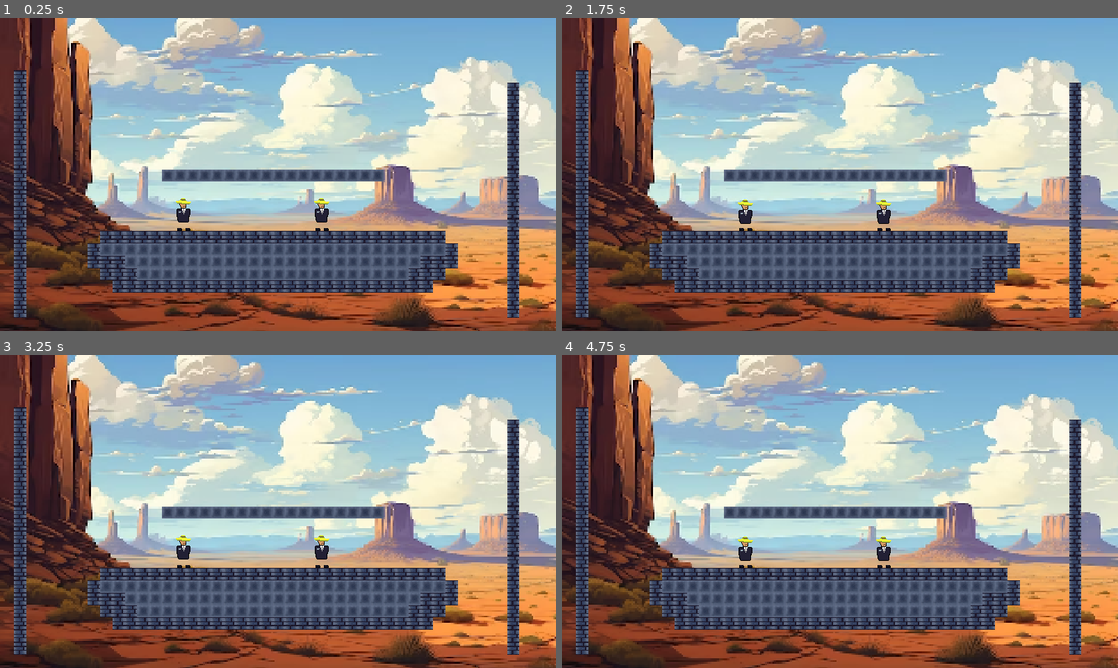
Above: before the commit, frames 1-4 (two rows, left to right).
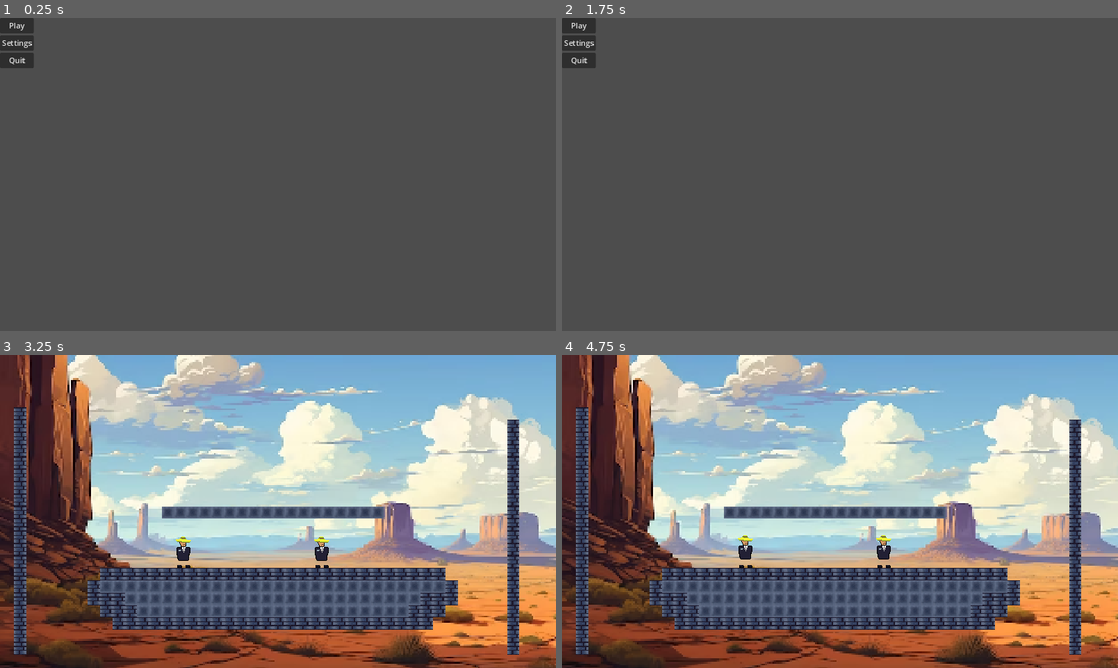
Above: after the commit, the same moments.

Repository: Erueti-Selwyn/DiVerse-Game
Game: Godot game, scene res://scenes/menu.tscn
Same seed, same stepped clock (60 frames per second), same inputs: the game is played once before the commit and once after it. Before the commit the project starts from res://Level.tscn.
Inputs (mouse positions are in pixels of both pictures, inside the frame that each line leads up to):
- Up to frame 1 (0.25 s): no input
- Up to frame 2 (1.75 s): click (578, 43) at 0.5 s, where only the run after the commit has a clickable "Settings"; click (628, 58) at 1.25 s, where only the run after the commit has a clickable "Menu"
- Up to frame 3 (3.25 s): click (16, 361) at 2 s, where only the run after the commit has a clickable "Play"; hold D (move_right) from 2.78 s (still down); tap Q (dash) at 2.85 s; tap Space (jump) at 3.02 s; tap F (shoot) at 3.05 s
- Up to frame 4 (4.75 s): tap Space (jump) at 3.32, 3.77, 3.8, 4.07, 4.35 s; tap F (shoot) at 3.6 s; release D (move_right) at 4.28 s; hold A (move_left) from 4.28 s (still down); tap Q (dash) at 4.55 s

The runs differ from the first frame. In frame 1, 96% of the frame differs, in the area x 0-100%, y 0-100%; in frame 2, 96%; in frame 3, 0.2%; in frame 4, 0.2%.

Commit message:
Added Input Choice
Can now play as either keyboard or mouse

Diff:
--- a/2DFightingGodot/project.godot
+++ b/2DFightingGodot/project.godot
@@ -11,9 +11,13 @@
 [application]
 
 config/name="2D Fighting Game"
-run/main_scene="res://Level.tscn"
+run/main_scene="res://scenes/menu.tscn"
 config/features=PackedStringArray("4.2", "Forward Plus")
 config/icon="res://icon.svg"
+
+[autoload]
+
+Global="*res://scripts/global.gd"
 
 [display]
 
--- a/2DFightingGodot/Level.tscn
+++ b/2DFightingGodot/scenes/Level.tscn
@@ -1,11 +1,11 @@
 [gd_scene load_steps=8 format=3 uid="uid://dfdn4clkj55a4"]
 
-[ext_resource type="Texture2D" uid="uid://4smgw32hn4oe" path="res://assets/tilemaps/ScaryDungeonTileMap.png" id="1_cxe34"]
-[ext_resource type="PackedScene" uid="uid://c1kqk2uiq3k8q" path="res://Player.tscn" id="2_ky2sp"]
-[ext_resource type="Texture2D" uid="uid://d0kgbntfdy0gb" path="res://assets/image (2).png" id="3_0ou21"]
+[ext_resource type="Texture2D" uid="uid://4smgw32hn4oe" path="res://assets/tilemaps/ScaryDungeonTileMap.png" id="1_pko7j"]
+[ext_resource type="Texture2D" uid="uid://d0kgbntfdy0gb" path="res://assets/image (2).png" id="2_qmg0v"]
+[ext_resource type="PackedScene" uid="uid://c1kqk2uiq3k8q" path="res://scenes/Player.tscn" id="3_jjiah"]
 
 [sub_resource type="TileSetAtlasSource" id="TileSetAtlasSource_n37u8"]
-texture = ExtResource("1_cxe34")
+texture = ExtResource("1_pko7j")
 0:0/0 = 0
 0:0/0/physics_layer_0/linear_velocity = Vector2(0, 0)
 0:0/0/physics_layer_0/angular_velocity = 0.0
@@ -88,11 +88,11 @@
 scale = Vector2(10, 10)
 shape = SubResource("WorldBoundaryShape2D_iwr00")
 
-[node name="Player" parent="." instance=ExtResource("2_ky2sp")]
+[node name="Player" parent="." instance=ExtResource("3_jjiah")]
 position = Vector2(165, 139)
 scale = Vector2(1.25905, 1.25905)
 
-[node name="Player2" parent="." instance=ExtResource("2_ky2sp")]
+[node name="Player2" parent="." instance=ExtResource("3_jjiah")]
 position = Vector2(-356, 147)
 scale = Vector2(1.25905, 1.25905)
 player_index = 1
--- a/2DFightingGodot/Player.tscn
+++ b/2DFightingGodot/scenes/Player.tscn
@@ -1,6 +1,6 @@
 [gd_scene load_steps=27 format=3 uid="uid://c1kqk2uiq3k8q"]
 
-[ext_resource type="Script" path="res://Player.gd" id="1_c8uyu"]
+[ext_resource type="Script" path="res://scripts/Player.gd" id="1_c8uyu"]
 [ext_resource type="Texture2D" uid="uid://dr0icgjach32b" path="res://assets/player animation/base player/Mexican-Vol2-Sheet.png" id="2_dp35w"]
 [ext_resource type="Texture2D" uid="uid://mkkiqqr3st34" path="res://assets/player animation/base player/Mexican-Sheet-Vol3.png" id="2_ujwwa"]
 [ext_resource type="PackedScene" uid="uid://crjct4eacspjk" path="res://Gun/bullet.tscn" id="4_wgdru"]
@@ -110,7 +110,7 @@
 }],
 "loop": false,
 "name": &"attack",
-"speed": 15.0
+"speed": 25.0
 }, {
 "frames": [{
 "duration": 1.0,
--- /dev/null
+++ b/2DFightingGodot/scenes/menu.tscn
@@ -0,0 +1,36 @@
+[gd_scene load_steps=2 format=3 uid="uid://b5d2cnlqs3xp2"]
+
+[ext_resource type="Script" path="res://scripts/menu.gd" id="1_imw7a"]
+
+[node name="Menu" type="Control"]
+layout_mode = 3
+anchors_preset = 15
+anchor_right = 1.0
+anchor_bottom = 1.0
+grow_horizontal = 2
+grow_vertical = 2
+script = ExtResource("1_imw7a")
+
+[node name="MarginContainer" type="MarginContainer" parent="."]
+layout_mode = 0
+offset_right = 40.0
+offset_bottom = 40.0
+
+[node name="VBoxContainer" type="VBoxContainer" parent="MarginContainer"]
+layout_mode = 2
+
+[node name="Play" type="Button" parent="MarginContainer/VBoxContainer"]
+layout_mode = 2
+text = "Play"
+
+[node name="Settings" type="Button" parent="MarginContainer/VBoxContainer"]
+layout_mode = 2
+text = "Settings"
+
+[node name="Quit" type="Button" parent="MarginContainer/VBoxContainer"]
+layout_mode = 2
+text = "Quit"
+
+[connection signal="pressed" from="MarginContainer/VBoxContainer/Play" to="." method="_on_play_pressed"]
+[connection signal="pressed" from="MarginContainer/VBoxContainer/Settings" to="." method="_on_settings_pressed"]
+[connection signal="pressed" from="MarginContainer/VBoxContainer/Quit" to="." method="_on_quit_pressed"]
--- /dev/null
+++ b/2DFightingGodot/scenes/settings_menu.tscn
@@ -0,0 +1,79 @@
+[gd_scene load_steps=2 format=3 uid="uid://cpp6uup1fjkuc"]
+
+[ext_resource type="Script" path="res://scripts/settings_menu.gd" id="1_rl2pc"]
+
+[node name="settings_menu" type="Control"]
+layout_mode = 3
+anchors_preset = 15
+anchor_right = 1.0
+anchor_bottom = 1.0
+grow_horizontal = 2
+grow_vertical = 2
+script = ExtResource("1_rl2pc")
+
+[node name="MarginContainerMenu" type="MarginContainer" parent="."]
+layout_mode = 0
+offset_left = 53.0
+offset_top = 38.0
+offset_right = 106.0
+offset_bottom = 78.0
+scale = Vector2(3.03944, 3.03944)
+
+[node name="VBoxContainer" type="VBoxContainer" parent="MarginContainerMenu"]
+layout_mode = 2
+
+[node name="Menu" type="Button" parent="MarginContainerMenu/VBoxContainer"]
+layout_mode = 2
+text = "Menu"
+
+[node name="MarginContainerPlayer1" type="MarginContainer" parent="."]
+layout_mode = 0
+offset_left = 301.0
+offset_top = 107.0
+offset_right = 363.0
+offset_bottom = 147.0
+
+[node name="VBoxContainer" type="VBoxContainer" parent="MarginContainerPlayer1"]
+layout_mode = 2
+
+[node name="Player1" type="Label" parent="MarginContainerPlayer1/VBoxContainer"]
+layout_mode = 2
+text = "Player 1
+"
+
+[node name="OptionButtonPlayer1" type="OptionButton" parent="MarginContainerPlayer1/VBoxContainer"]
+layout_mode = 2
+item_count = 2
+selected = 0
+popup/item_0/text = "Controller"
+popup/item_0/id = 1
+popup/item_1/text = "Keyboard"
+popup/item_1/id = 0
+
+[node name="MarginContainerPlayer2" type="MarginContainer" parent="."]
+layout_mode = 0
+offset_left = 624.0
+offset_top = 109.0
+offset_right = 686.0
+offset_bottom = 149.0
+
+[node name="VBoxContainer" type="VBoxContainer" parent="MarginContainerPlayer2"]
+layout_mode = 2
+
+[node name="Player2" type="Label" parent="MarginContainerPlayer2/VBoxContainer"]
+layout_mode = 2
+text = "Player 2
+"
+
+[node name="OptionButtonPlayer2" type="OptionButton" parent="MarginContainerPlayer2/VBoxContainer"]
+layout_mode = 2
+item_count = 2
+selected = 0
+popup/item_0/text = "Controller"
+popup/item_0/id = 1
+popup/item_1/text = "Keyboard"
+popup/item_1/id = 0
+
+[connection signal="pressed" from="MarginContainerMenu/VBoxContainer/Menu" to="." method="_on_menu_pressed"]
+[connection signal="item_selected" from="MarginContainerPlayer1/VBoxContainer/OptionButtonPlayer1" to="." method="_on_option_button_player_1_item_selected"]
+[connection signal="item_selected" from="MarginContainerPlayer2/VBoxContainer/OptionButtonPlayer2" to="." method="_on_option_button_player_2_item_selected"]
--- a/2DFightingGodot/Player.gd
+++ b/2DFightingGodot/scripts/Player.gd
@@ -37,29 +37,57 @@
 @export var health = 100
 
 
-var direction
-var direction_input
+var directionX
+var directionY
+var direction_inputX
+var direction_inputY
 var facingRight = true
 # Get the gravity from the project settings to be synced with RigidBody nodes.
 var gravity = ProjectSettings.get_setting("physics/2d/default_gravity")
 
 @export var DEADZONE = 0.2
 @export var player_index = 0
+var playercontroller = true
 @onready var _animated_sprite = $CollisionShape2D/AnimatedSprite2D
 @onready var _attack_collision = $CollisionShape2D/AnimatedSprite2D/Melee/AttackCollision
-
+@onready var global_script = $"/root/Global"
 func _ready():
 	_attack_collision.disabled = true
+	if player_index == 0:
+		print("player 1 loaded")
+		if global_script.player1Controller == true:
+			print("player 1 is contorller")
+			playercontroller = true
+		elif global_script.player1Controller == false:
+			playercontroller = false
+			print("player 1 is keyboard")
+	if player_index == 1:
+		print("player 2 loaded")
+		if global_script.player2Controller == true:
+			playercontroller = true
+			print("player 2 is controller")
+		elif global_script.player2Controller == false:
+			playercontroller = false
+			print("player 2 is keyboard")
 
 func _process(_delta):
 	if health == 0:
 		queue_free()
-	if isHoldingGun:
-		if Input.is_joy_button_pressed(player_index, 2):
-			shoot()
-	else:
-		if Input.is_joy_button_pressed(player_index, 2):
-			attack()
+
+	if playercontroller:
+		if isHoldingGun:
+			if Input.is_joy_button_pressed(player_index, 2):
+				shoot()
+		else:
+			if Input.is_joy_button_pressed(player_index, 2):
+				attack()
+	else:
+		if isHoldingGun:
+			if Input.is_action_just_pressed("shoot"):
+				shoot()
+		else:
+			if Input.is_action_just_pressed("shoot"):
+				attack()
 	if velocity == Vector2(0, 0) && !attacking:
 		_animated_sprite.play("idle")
 	if is_on_floor() && !dashing && !attacking:
@@ -80,17 +108,24 @@
 		facingRight = false
 
 	# Detects Dash Input
-	if Input.is_joy_button_pressed(player_index, 1):
-		dash()
+	if playercontroller:
+		if Input.is_joy_button_pressed(player_index, 1):
+			dash()
+	else:
+		if Input.is_action_just_pressed("dash"):
+			dash()
 
 func _physics_process(delta):
 	# Gets Controller Joystick Input
-	direction_input = Input.get_joy_axis(player_index, 0)
+	if playercontroller:
+		direction_inputX = Input.get_joy_axis(player_index, 0)
+	else:
+		direction_inputX = Input.get_axis("move_left", "move_right")
 	# Adds Deadzone
-	if abs(direction_input) < DEADZONE:
-		direction = 0
-	else:
-		direction = (direction_input - sign(direction_input) * DEADZONE) / (1 - DEADZONE)
+	if abs(direction_inputX) < DEADZONE:
+		directionX = 0
+	else:
+		directionX = (direction_inputX - sign(direction_inputX) * DEADZONE) / (1 - DEADZONE)
 	if dashing && !attacking && !isHit:
 			velocity.x = dashSpeed * dashDirection
 	elif !attacking && !isHit:
@@ -98,39 +133,65 @@
 			velocity.x = MAX_SPEED
 		elif velocity.x < -MAX_SPEED:
 			velocity.x = -MAX_SPEED
-		if direction != 0 && !dashing:
-			velocity.x = velocity.x + (ACCELERATION * direction)
+		if directionX != 0 && !dashing:
+			velocity.x = velocity.x + (ACCELERATION * directionX)
 		else:
 			velocity.x = move_toward(velocity.x, 0, MAX_SPEED)
 	if attacking:
 		velocity = Vector2.ZERO
 	if isHit:
 		velocity = Vector2.ZERO
-
-	if Input.is_action_pressed("move_down"):
-		crouching = true
-		if is_on_floor():
-			position.y += 1
-	else:
-		crouching = false
+	if playercontroller:
+		direction_inputY = Input.get_joy_axis(player_index, 1)
+		if abs(direction_inputY) < DEADZONE:
+			directionY = 0
+		else:
+			directionY = (direction_inputY - sign(direction_inputY) * DEADZONE) / (1 - DEADZONE)
+		if directionY > 0:
+			crouching = true
+			if is_on_floor():
+				position.y += 1
+		else:
+			crouching = false
+	else:
+		if Input.is_action_pressed("move_down"):
+			crouching = true
+			if is_on_floor():
+				position.y += 1
+		else:
+			crouching = false
 
 	if is_on_floor():
 		dub_jumps = max_num_dub_jumps
 		velocity.y = 0
-	if Input.is_joy_button_pressed(player_index, 0) && !attacking:
-		if !joy_jump_pressed:
-			joy_jump_pressed = true
-			if dub_jumps > 0:
-				dub_jumps -= 1
-				velocity.y = -JUMP_HIGHT
-			if is_on_wall() && direction == 1:
-				velocity.x = -(MAX_SPEED * 3)
-			elif is_on_wall() && direction == -1:
-				velocity.x = (MAX_SPEED * 3)
-	else:
-		joy_jump_pressed = false
-
-	if is_on_wall() && (direction == -1 || direction == 1) && !attacking:
+	if playercontroller:
+		if Input.is_joy_button_pressed(player_index, 0) && !attacking:
+			if !joy_jump_pressed:
+				joy_jump_pressed = true
+				if dub_jumps > 0:
+					dub_jumps -= 1
+					velocity.y = -JUMP_HIGHT
+				if is_on_wall() && directionX == 1:
+					velocity.x = -(MAX_SPEED * 3)
+				elif is_on_wall() && directionX == -1:
+					velocity.x = (MAX_SPEED * 3)
+		else:
+			joy_jump_pressed = false
+	else:
+		if Input.is_action_just_pressed("jump") && !attacking:
+			if !joy_jump_pressed:
+				joy_jump_pressed = true
+				if dub_jumps > 0:
+					dub_jumps -= 1
+					velocity.y = -JUMP_HIGHT
+				if is_on_wall() && directionX == 1:
+					velocity.x = -(MAX_SPEED * 3)
+				elif is_on_wall() && directionX == -1:
+					velocity.x = (MAX_SPEED * 3)
+		else:
+			joy_jump_pressed = false
+
+	if is_on_wall() && (directionX == -1 || directionX == 1) && !attacking:
 		dub_jumps = max_num_dub_jumps
 		if velocity.y >= 0:
 			velocity.y = min(velocity.y + WALL_SLIDE_ACCELERATION, MAX_WALL_SLIDE_SPEED)
--- /dev/null
+++ b/2DFightingGodot/scripts/global.gd
@@ -0,0 +1,12 @@
+extends Node
+
+@export var player1Controller = true
+@export var player2Controller = true
+# Called when the node enters the scene tree for the first time.
+func _ready():
+	pass # Replace with function body.
+
+
+# Called every frame. 'delta' is the elapsed time since the previous frame.
+func _process(delta):
+	pass
--- /dev/null
+++ b/2DFightingGodot/scripts/menu.gd
@@ -0,0 +1,22 @@
+extends Control
+
+# Called when the node enters the scene tree for the first time.
+func _ready():
+	pass # Replace with function body.
+
+
+# Called every frame. 'delta' is the elapsed time since the previous frame.
+func _process(delta):
+	pass
+
+
+func _on_play_pressed():
+	get_tree().change_scene_to_file("res://scenes/Level.tscn")
+
+
+func _on_settings_pressed():
+	get_tree().change_scene_to_file("res://scenes/settings_menu.tscn")
+
+
+func _on_quit_pressed():
+	get_tree().quit()
--- /dev/null
+++ b/2DFightingGodot/scripts/settings_menu.gd
@@ -0,0 +1,23 @@
+extends Control
+
+@onready var global_script = $"/root/Global"
+
+func _on_menu_pressed():
+	get_tree().change_scene_to_file("res://scenes/menu.tscn")
+
+func _on_option_button_player_1_item_selected(input_type):
+	if input_type == 0:
+		print("controller")
+		global_script.player1Controller = true
+	elif input_type == 1:
+		print("keyboard")
+		global_script.player1Controller = false
+
+
+func _on_option_button_player_2_item_selected(input_type):
+	if input_type == 0:
+		print("controller")
+		Global.player2Controller = true
+	elif input_type == 1:
+		print("keyboard")
+		Global.player2Controller = false
Not shown: 1 places in 2DFightingGodot/scenes/Level.tscn that only renumber resources
Renamed: 2DFightingGodot/bullet.gd -> 2DFightingGodot/scripts/bullet.gd
